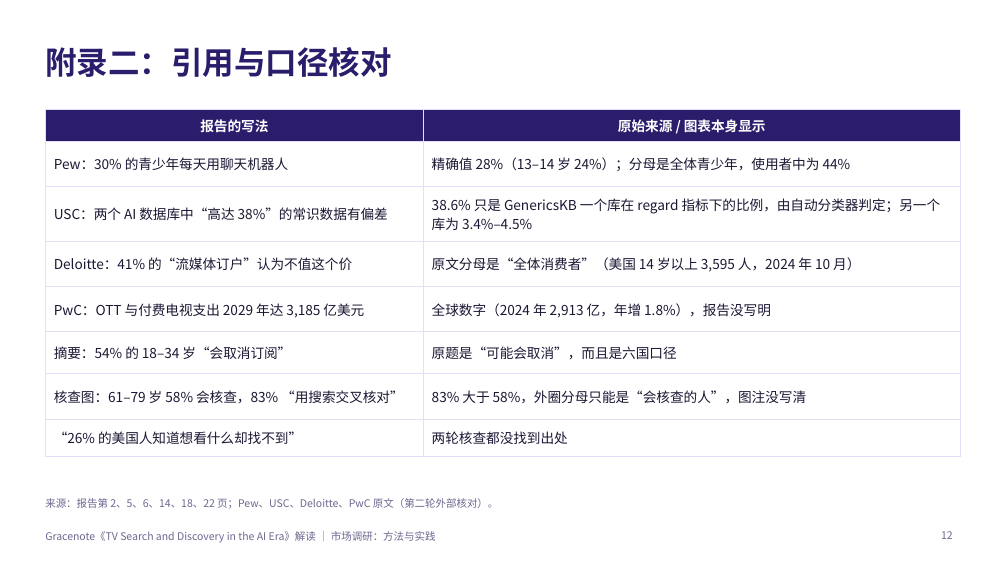
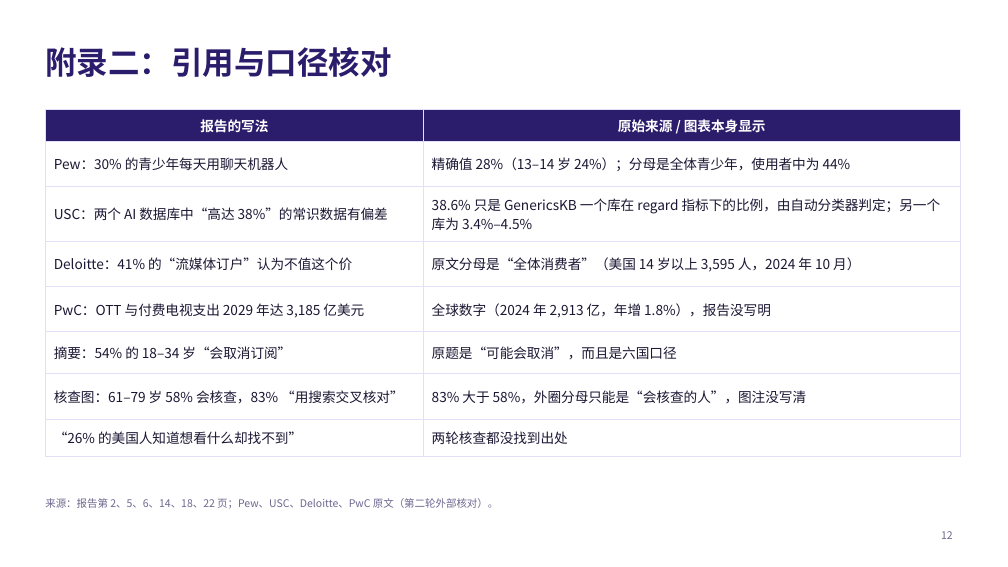
Before and after one commit to jayleo113/ppt, a slide deck: slide 12 of Gracenote_AI报告解读_课堂分享.pptx. Drawn at 1008x567 pixels with LibreOffice and Linux fonts; fonts in the diff are those of the drawing. Boxes give left, top, right and bottom in pixels: in the first picture for what was removed or moved away, otherwise in the second. Text is boxed around its words. In the diff, an @@ line names an element or a change of style, - is before the commit and + after.

```diff
--- a/Gracenote_AI报告解读_课堂分享.pptx
+++ b/Gracenote_AI报告解读_课堂分享.pptx
@@ text removed at (45, 531, 436, 543) @@
-Gracenote《TV Search and Discovery in the AI Era》解读 ｜ 市场调研：方法与实践
```
Also in this commit, not shown: 11 other slides changed, 4 other files.
